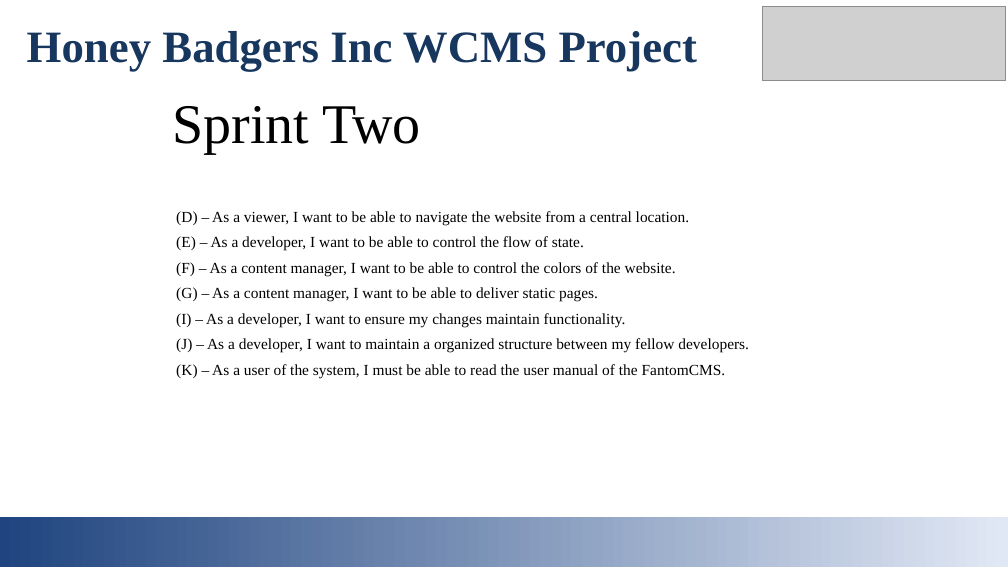
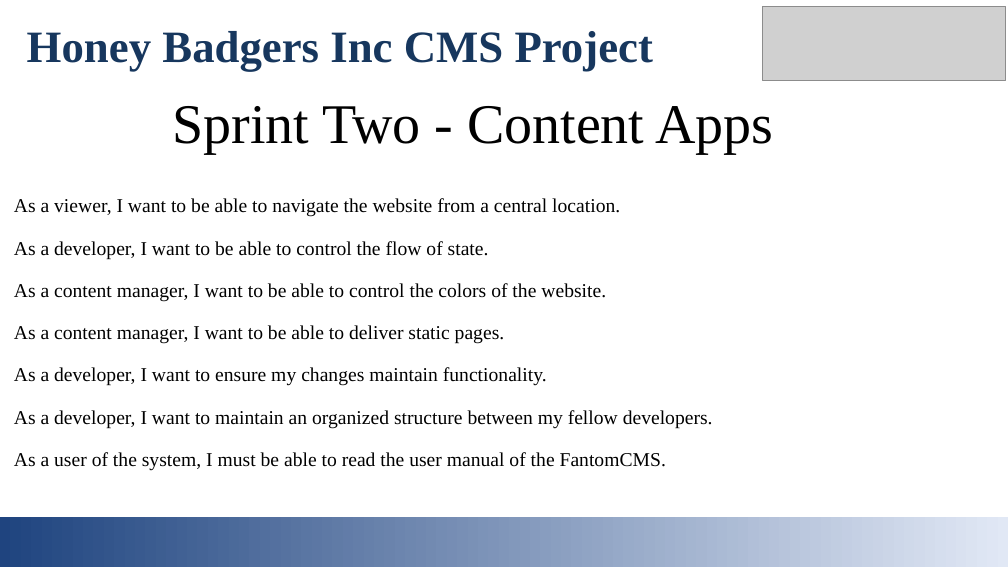
Before and after one commit to jcriquet/FantomCMS, a slide deck: slide 4 of doc/Initial_Presentation.pptx. Drawn at 1008x567 pixels with LibreOffice and Linux fonts; fonts in the diff are those of the drawing; grey boxes stand for pictures. Boxes give left, top, right and bottom in pixels: in the first picture for what was removed or moved away, otherwise in the second. Text is boxed around its words. In the diff, an @@ line names an element or a change of style, - is before the commit and + after.

Commit message:
Added Sprint 1 Plan and final version of Initial Presentation. Removed the odt file.

```diff
--- a/doc/Initial_Presentation.pptx
+++ b/doc/Initial_Presentation.pptx
@@ text at (27,31,653,71): text changed @@
-Honey Badgers Inc WCMS Project
+Honey Badgers Inc CMS Project
@@ text at (172,106,773,153): text changed @@
-Sprint Two
+Sprint Two - Content Apps
@@ text at (14,198,713,471): text changed; size 11 to 14 pt @@
-(D) – As a viewer, I want to be able to navigate the website from a central location.
-(E) – As a developer, I want to be able to control the flow of state.
-(F) – As a content manager, I want to be able to control the colors of the website.
-(G) – As a content manager, I want to be able to deliver static pages.
-(I) – As a developer, I want to ensure my changes maintain functionality.
-(J) – As a developer, I want to maintain a organized structure between my fellow developers.
-(K) – As a user of the system, I must be able to read the user manual of the FantomCMS.
+As a viewer, I want to be able to navigate the website from a central location.
+As a developer, I want to be able to control the flow of state.
+As a content manager, I want to be able to control the colors of the website.
+As a content manager, I want to be able to deliver static pages.
+As a developer, I want to ensure my changes maintain functionality.
+As a developer, I want to maintain an organized structure between my fellow developers.
+As a user of the system, I must be able to read the user manual of the FantomCMS.
```
Also in this commit, not shown: 5 other slides changed, 1 slide added, 2 other files.
